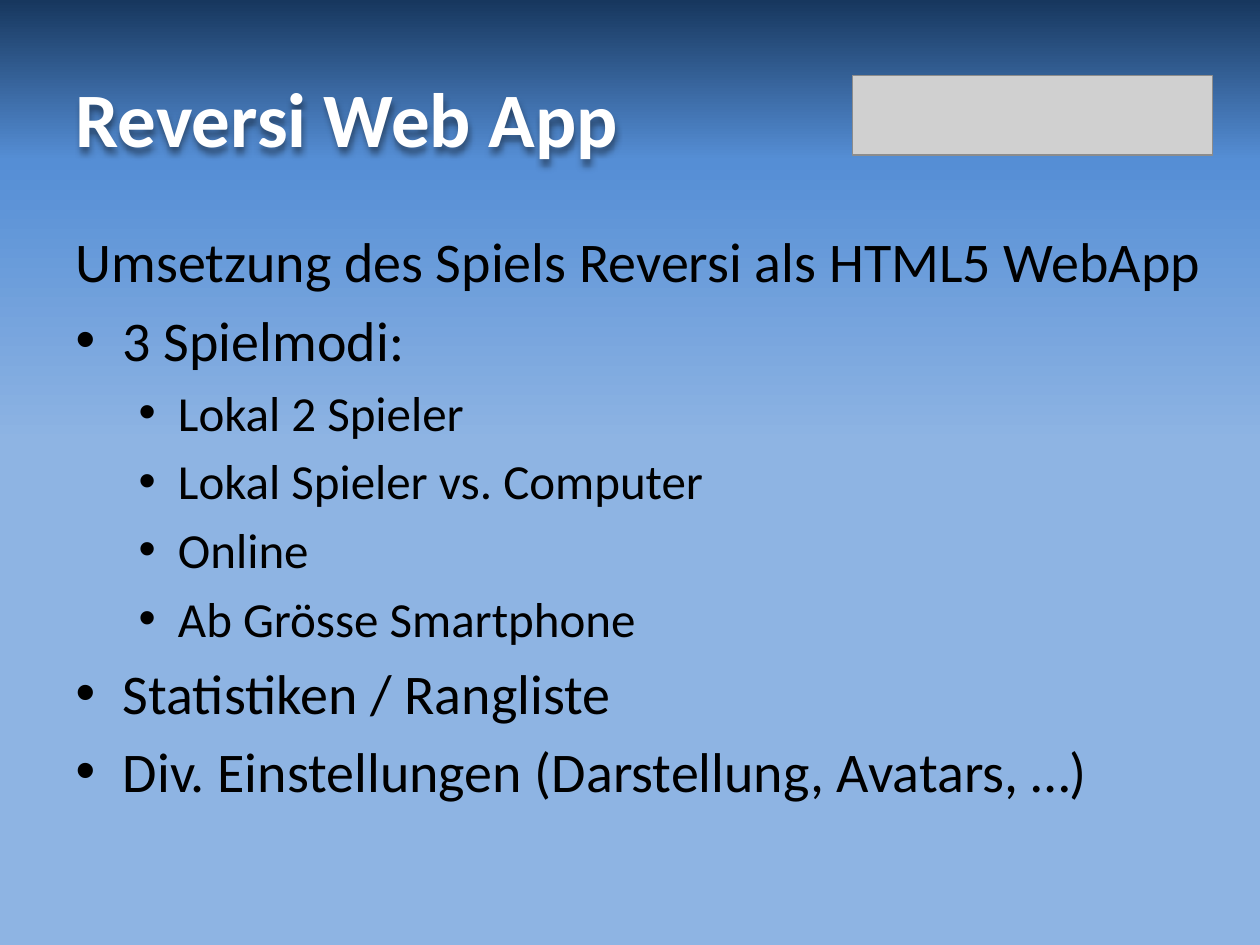
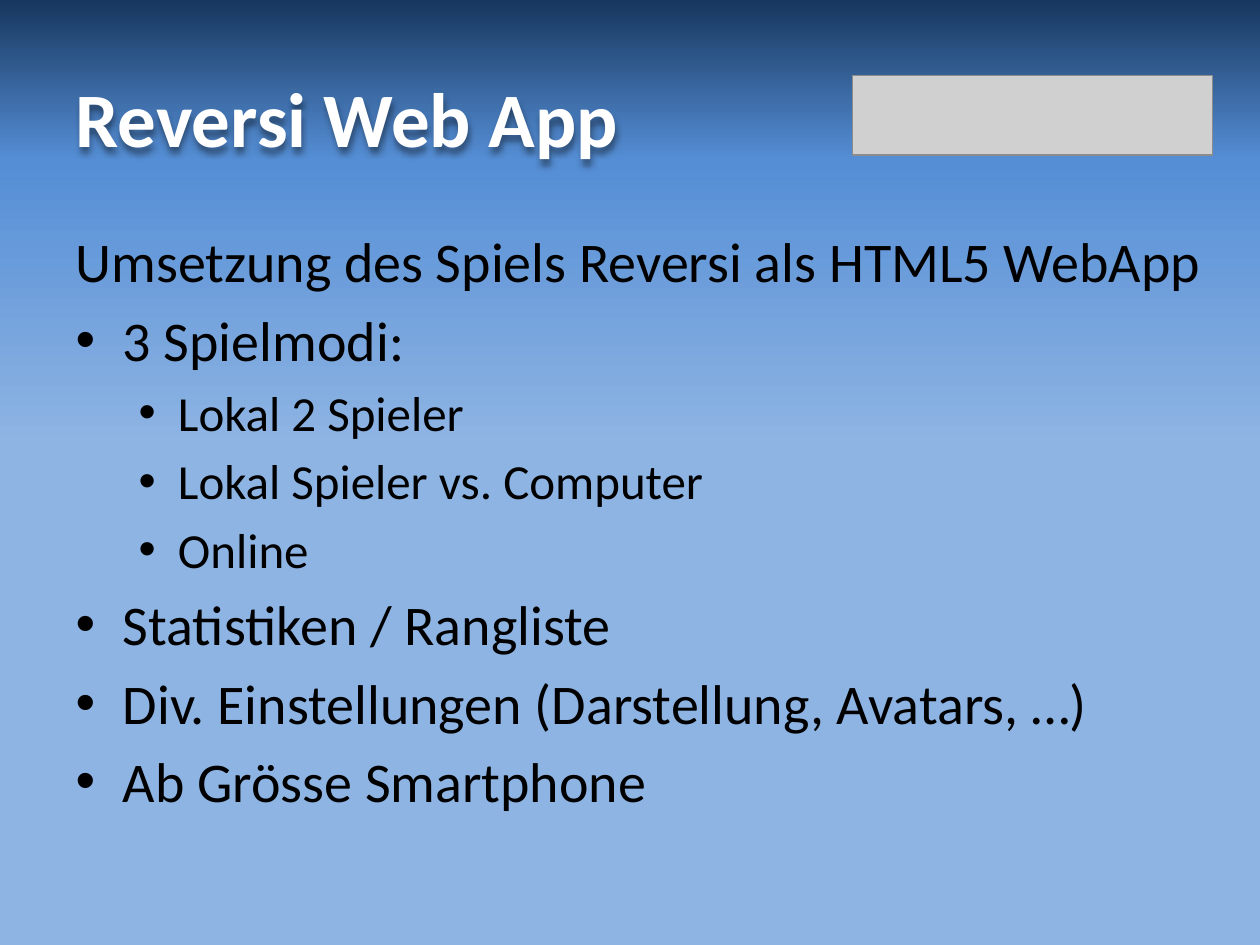
Before and after one commit to grrd01/Reversi---Legacy-BFH-Version, a slide deck: slide 2 of resources/reversi_praesentation.pptx. Drawn at 1260x945 pixels with LibreOffice and Linux fonts; fonts in the diff are those of the drawing; grey boxes stand for pictures. Boxes give left, top, right and bottom in pixels: in the first picture for what was removed or moved away, otherwise in the second. Text is boxed around its words. In the diff, an @@ line names an element or a change of style, - is before the commit and + after.

Commit message:
Korrektur

```diff
--- a/resources/reversi_praesentation.pptx
+++ b/resources/reversi_praesentation.pptx
@@ text at (178,603,636,645): paragraph removed @@
-  • Ab Grösse Smartphone
@@ text at (123,763,646,811): paragraph added @@
+• Ab Grösse Smartphone
```
